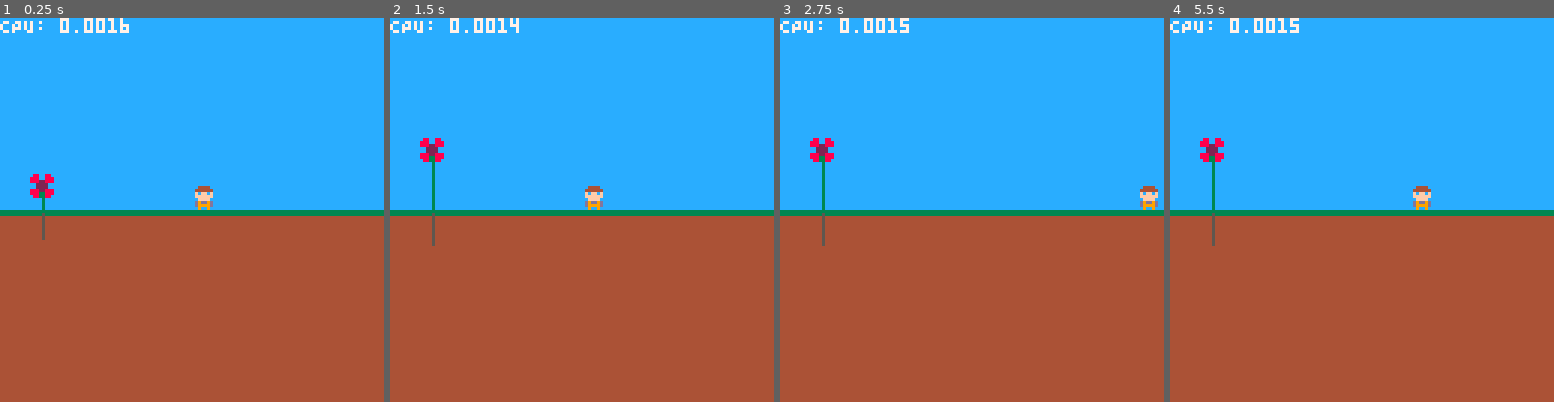
Above: before the commit, frames 1-4 (left to right).
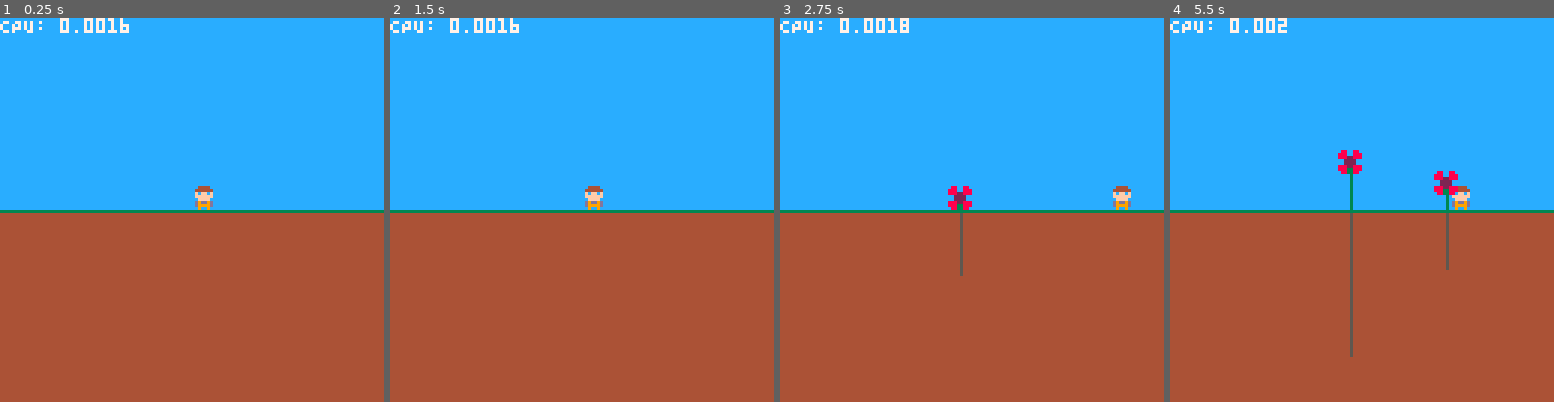
Above: after the commit, the same moments.

Repository: millwardesque/overgrowth
Game: PICO-8 cartridge overgrowth.p8
Same seed, same stepped clock (60 frames per second), same inputs: the game is played once before the commit and once after it.
Inputs:
- Up to frame 1 (0.25 s): no input
- Up to frame 2 (1.5 s): tap X (X key) at 0.33, 1.07 s; tap O (Z key) at 0.7 s
- Up to frame 3 (2.75 s): hold Right 1.6-2.1 s; tap O (Z key) at 1.7, 2.1, 2.5 s; tap X (X key) at 1.85 s; hold Right from 2.47 s (still down)
- Up to frame 4 (5.5 s): tap O (Z key) every 0.4 s from 2.9 to 5.3 s; tap X (X key) at 2.97, 4.08, 5.2 s; release Right at 3.03 s; hold Left 3.08-3.58 s; hold Right 4.02-4.68 s; hold Left from 5.08 s (still down)

The runs differ from the first frame. In frame 1, 1.1% of the frame differs, in the area x 0-100%, y 40-58%; in frame 2, 1.3%; in frame 3, 2.1%; in frame 4, 2.9%, in the area x 0-100%, y 0-89%.

Commit message:
Added weed generator.

Diff:
--- a/overgrowth.lua
+++ b/overgrowth.lua
@@ -2,7 +2,6 @@
 player = {}
 main_camera = {}
 g_game_config = {
-	weed_width = 4,	-- Pixels wide per weed. 128 / 4 = 32 weeds per game
 	ground_height = 64,	-- Height of the first ground pixel
 }
 
@@ -14,13 +13,13 @@
 	local player_start_x = 128 / 2 -- Middle of the screen
 	local player_start_y = g_game_config.ground_height - player_height -- 1px above the ground
 	player = make_game_object("player", player_start_x, player_start_y)
-	player.speed = 3
+	player.speed = 2
 	attach_renderable(player, 1)
 	add(scene, player)
 
 	-- Weeds
-	local test_weed = make_weed(3, 32)
-	add(scene, test_weed)
+	g_weed_generator.init(8, 60)
+	g_weed_generator.generate_weed()
 end
 
 function _update()
@@ -52,6 +51,9 @@
 	elseif player.position.x + player_width > 127 then
 		player.position.x = 127 - player_width
 	end
+
+	-- Update weed generator
+	g_weed_generator.update()
 
 	-- Update game objects
 	for game_obj in all(scene) do
@@ -130,23 +132,25 @@
 --
 -- Weed
 --
-function make_weed(column, sprite)
-	local weed = make_game_object("weed_"..column, weed_column_to_pixel(column), g_game_config.ground_height)
+function make_weed(column, sprite, stem_max_height, stem_growth_rate, stem_colour, root_max_height, root_growth_rate, root_colour)
+	local weed = make_game_object("weed_"..column, g_weed_generator.weed_column_to_pixel(column), g_game_config.ground_height)
 
 	weed.weed = {
 		stem_height = 0,
-		stem_max_height = 20,
-		stem_growth_rate = 1,
-		stem_colour = 3,
+		stem_max_height = stem_max_height,
+		stem_growth_rate = stem_growth_rate,
+		stem_colour = stem_colour,
 		root_height = 0,
-		root_max_height = 10,
-		root_growth_rate = 1,
-		root_colour = 5,
+		root_max_height = root_max_height,
+		root_growth_rate = root_growth_rate,
+		root_colour = root_colour,
 	}
 	attach_renderable(weed, sprite)
 
+	--
+	-- Update the weed
+	--
 	weed.update = function (self)
-		-- Update stem and root height
 		if self.weed.stem_height < self.weed.stem_max_height then
 			self.weed.stem_height += self.weed.stem_growth_rate
 
@@ -164,6 +168,9 @@
 		end
 	end
 
+	--
+	-- Custom function for rendering the weed
+	--
 	weed.renderable.render = function(self, position)
 		local weed = self.game_obj.weed
 
@@ -181,9 +188,85 @@
 	return weed
 end
 
-function weed_column_to_pixel(column)
-	return column * g_game_config.weed_width + flr(g_game_config.weed_width / 2)
-end
+--
+-- Weed generator
+g_weed_generator = {
+	weed_width = 1,	-- Pixels wide per weed. 128 / 4 = 32 weeds per game
+	weeds = {},
+	time_between_weeds = 1,
+	time_until_weed = 0,
+}
+
+g_weed_generator.init = function(weed_width, time_between_weeds)
+	local self = g_weed_generator
+
+	self.weed_width = weed_width
+	self.time_between_weeds = time_between_weeds
+	self.time_until_weed = time_between_weeds
+
+	for col = 1, self.columns() do
+		self.weeds[col] = nil
+	end
+end
+
+g_weed_generator.update = function()
+	local self = g_weed_generator
+	self.time_until_weed -= 1
+
+	if self.time_until_weed == 0 then
+		self.generate_weed()
+		self.time_until_weed = self.time_between_weeds
+	end
+end
+
+g_weed_generator.columns = function ()
+	return flr(128 / g_weed_generator.weed_width)
+end
+
+g_weed_generator.generate_weed = function ()
+	local self = g_weed_generator
+
+	-- Find available columns
+	available_cols = {}
+	for col = 1, self.columns() do
+		if self.weeds[col] == nil then
+			add(available_cols, col)
+		end
+	end
+
+	-- Don't generate a weed if there's no space left
+	if #available_cols == 0 then
+		return
+	end
+
+	-- Choose a column at random
+	local column = flr(rnd(#available_cols)) + 1
+	column = available_cols[column]
+
+	-- Generate random params
+	local sprite = 32
+
+	local stem_max_height = flr(rnd(32)) + 20
+	local stem_growth_rate = 0.1 + rnd(90) / 100
+	local stem_colour = 3
+
+	local root_max_height = flr(rnd(32)) + 20
+	local root_growth_rate = 0.1 + rnd(90) / 100
+	local root_colour = 5
+
+	-- Construct the weed
+	local weed = make_weed(column, sprite, stem_max_height, stem_growth_rate, stem_colour, root_max_height, root_growth_rate, root_colour)
+	self.weeds[column] = weed
+	add(scene, weed)
+end
+
+--
+-- Gets the worldspace x-coordinate associated with a weed column
+--
+g_weed_generator.weed_column_to_pixel = function(column)
+	return column * g_weed_generator.weed_width + flr(g_weed_generator.weed_width / 2)
+end
+
 
 --
 -- Renderer subsystem
@@ -202,7 +285,7 @@
 		end
 	end
 
-	-- @TODO layer / depth-sort?
+	-- @TODO Depth-sort?
 
 	-- Draw the scene
 	camera_draw_start(main_camera)
--- a/overgrowth.p8
+++ b/overgrowth.p8
@@ -5,7 +5,6 @@
 player = {}
 main_camera = {}
 g_game_config = {
-	weed_width = 4,	-- Pixels wide per weed. 128 / 4 = 32 weeds per game
 	ground_height = 64,	-- Height of the first ground pixel
 }
 
@@ -17,13 +16,13 @@
 	local player_start_x = 128 / 2 -- Middle of the screen
 	local player_start_y = g_game_config.ground_height - player_height -- 1px above the ground
 	player = make_game_object("player", player_start_x, player_start_y)
-	player.speed = 3
+	player.speed = 2
 	attach_renderable(player, 1)
 	add(scene, player)
 
 	-- Weeds
-	local test_weed = make_weed(3, 32)
-	add(scene, test_weed)
+	g_weed_generator.init(8, 60)
+	g_weed_generator.generate_weed()
 end
 
 function _update()
@@ -55,6 +54,9 @@
 	elseif player.position.x + player_width > 127 then
 		player.position.x = 127 - player_width
 	end
+
+	-- Update weed generator
+	g_weed_generator.update()
 
 	-- Update game objects
 	for game_obj in all(scene) do
@@ -133,23 +135,25 @@
 --
 -- Weed
 --
-function make_weed(column, sprite)
-	local weed = make_game_object("weed_"..column, weed_column_to_pixel(column), g_game_config.ground_height)
+function make_weed(column, sprite, stem_max_height, stem_growth_rate, stem_colour, root_max_height, root_growth_rate, root_colour)
+	local weed = make_game_object("weed_"..column, g_weed_generator.weed_column_to_pixel(column), g_game_config.ground_height)
 
 	weed.weed = {
 		stem_height = 0,
-		stem_max_height = 20,
-		stem_growth_rate = 1,
-		stem_colour = 3,
+		stem_max_height = stem_max_height,
+		stem_growth_rate = stem_growth_rate,
+		stem_colour = stem_colour,
 		root_height = 0,
-		root_max_height = 10,
-		root_growth_rate = 1,
-		root_colour = 5,
+		root_max_height = root_max_height,
+		root_growth_rate = root_growth_rate,
+		root_colour = root_colour,
 	}
 	attach_renderable(weed, sprite)
 
+	--
+	-- Update the weed
+	--
 	weed.update = function (self)
-		-- Update stem and root height
 		if self.weed.stem_height < self.weed.stem_max_height then
 			self.weed.stem_height += self.weed.stem_growth_rate
 
@@ -167,6 +171,9 @@
 		end
 	end
 
+	--
+	-- Custom function for rendering the weed
+	--
 	weed.renderable.render = function(self, position)
 		local weed = self.game_obj.weed
 
@@ -184,9 +191,85 @@
 	return weed
 end
 
-function weed_column_to_pixel(column)
-	return column * g_game_config.weed_width + flr(g_game_config.weed_width / 2)
-end
+--
+-- Weed generator
+g_weed_generator = {
+	weed_width = 1,	-- Pixels wide per weed. 128 / 4 = 32 weeds per game
+	weeds = {},
+	time_between_weeds = 1,
+	time_until_weed = 0,
+}
+
+g_weed_generator.init = function(weed_width, time_between_weeds)
+	local self = g_weed_generator
+
+	self.weed_width = weed_width
+	self.time_between_weeds = time_between_weeds
+	self.time_until_weed = time_between_weeds
+
+	for col = 1, self.columns() do
+		self.weeds[col] = nil
+	end
+end
+
+g_weed_generator.update = function()
+	local self = g_weed_generator
+	self.time_until_weed -= 1
+
+	if self.time_until_weed == 0 then
+		self.generate_weed()
+		self.time_until_weed = self.time_between_weeds
+	end
+end
+
+g_weed_generator.columns = function ()
+	return flr(128 / g_weed_generator.weed_width)
+end
+
+g_weed_generator.generate_weed = function ()
+	local self = g_weed_generator
+
+	-- Find available columns
+	available_cols = {}
+	for col = 1, self.columns() do
+		if self.weeds[col] == nil then
+			add(available_cols, col)
+		end
+	end
+
+	-- Don't generate a weed if there's no space left
+	if #available_cols == 0 then
+		return
+	end
+
+	-- Choose a column at random
+	local column = flr(rnd(#available_cols)) + 1
+	column = available_cols[column]
+
+	-- Generate random params
+	local sprite = 32
+
+	local stem_max_height = flr(rnd(32)) + 20
+	local stem_growth_rate = 0.1 + rnd(90) / 100
+	local stem_colour = 3
+
+	local root_max_height = flr(rnd(32)) + 20
+	local root_growth_rate = 0.1 + rnd(90) / 100
+	local root_colour = 5
+
+	-- Construct the weed
+	local weed = make_weed(column, sprite, stem_max_height, stem_growth_rate, stem_colour, root_max_height, root_growth_rate, root_colour)
+	self.weeds[column] = weed
+	add(scene, weed)
+end
+
+--
+-- Gets the worldspace x-coordinate associated with a weed column
+--
+g_weed_generator.weed_column_to_pixel = function(column)
+	return column * g_weed_generator.weed_width + flr(g_weed_generator.weed_width / 2)
+end
+
 
 --
 -- Renderer subsystem
@@ -205,7 +288,7 @@
 		end
 	end
 
-	-- @TODO layer / depth-sort?
+	-- @TODO Depth-sort?
 
 	-- Draw the scene
 	camera_draw_start(main_camera)
@@ -347,7 +430,7 @@
 000000000d9999d00000000000000000000000000000000000000000000000000000000000000000000000000000000000000000000000000000000000000000
 00000000009009000000000000000000000000000000000000000000000000000000000000000000000000000000000000000000000000000000000000000000
 4444444433333333cccccccc00000000000000000000000000000000000000000000000000000000000000000000000000000000000000000000000000000000
-4444444433333333cccccccc00000000000000000000000000000000000000000000000000000000000000000000000000000000000000000000000000000000
+4444444444444444cccccccc00000000000000000000000000000000000000000000000000000000000000000000000000000000000000000000000000000000
 4444444444444444cccccccc00000000000000000000000000000000000000000000000000000000000000000000000000000000000000000000000000000000
 4444444444444444cccccccc00000000000000000000000000000000000000000000000000000000000000000000000000000000000000000000000000000000
 4444444444444444cccccccc00000000000000000000000000000000000000000000000000000000000000000000000000000000000000000000000000000000
Not shown, changed: readme.md
